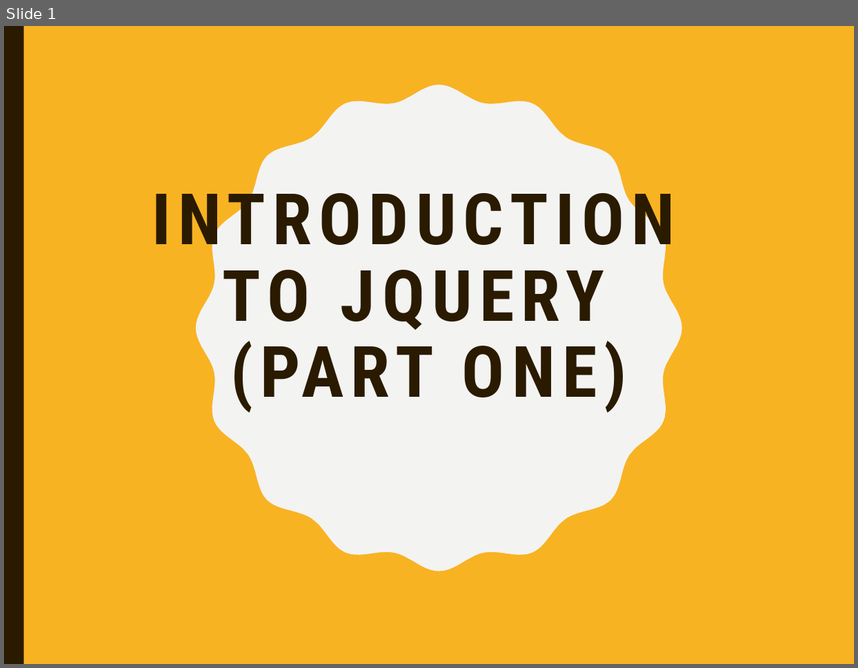
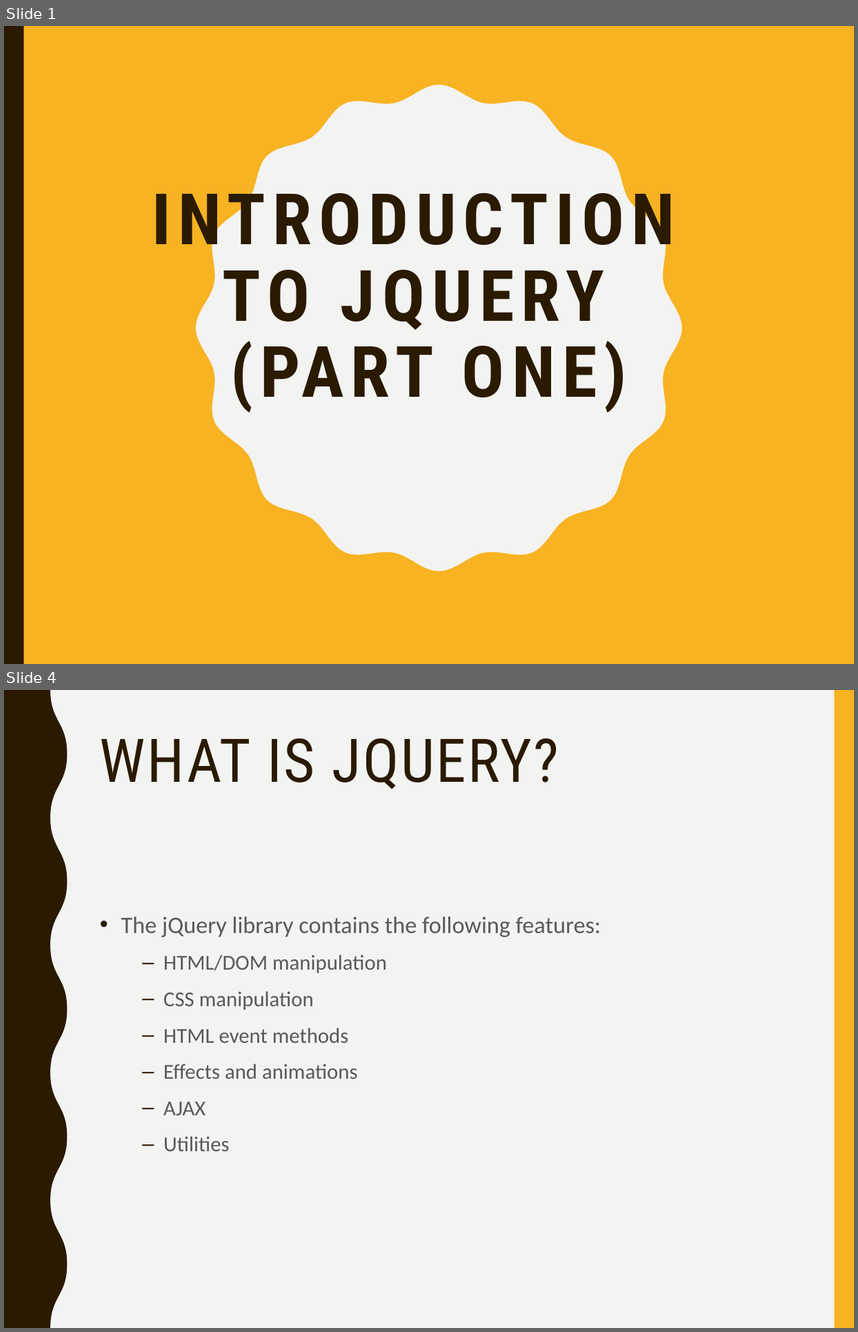
Before and after one commit to mlyngweb1/Website-Development-2-src, a slide deck: topic-05-jQuery-1/talk-1/talk-1.pptx. Shown one above the other, each under a label of ours: slide 1 before the commit, slides 1 and 4 after it; the slides between them are not shown. The pictures are 858x668 and 858x1332 pixels, drawn with LibreOffice and Linux fonts; fonts in the diff are those of the drawing. Boxes give left, top, right and bottom in pixels: in the first picture for what was removed or moved away, otherwise in the second. Text is boxed around its words. In the diff, an @@ line names an element or a change of style, - is before the commit and + after.

```diff
--- a/topic-05-jQuery-1/talk-1/talk-1.pptx
+++ b/topic-05-jQuery-1/talk-1/talk-1.pptx
@@ slide 4 added at (4, 690, 854, 1328), background #F3F3F2 @@
@@ freeform shape added at (4, 690, 67, 1328), fill #2A1A00 @@
@@ rectangle added at (835, 690, 854, 1328), fill #F8B323 @@
@@ title added at (100, 738, 559, 789), 51 pt, text #2A1A00 @@
+WHAT IS JQUERY?
@@ text added at (121, 916, 601, 1151), 18 pt, text #595959 @@
+• The jQuery library contains the following features:
+  – HTML/DOM manipulation
+  – CSS manipulation
+  – HTML event methods
+  – Effects and animations
+  – AJAX
+  – Utilities
```
Also in this commit, not shown: 37 other slides added, 6 other files.
